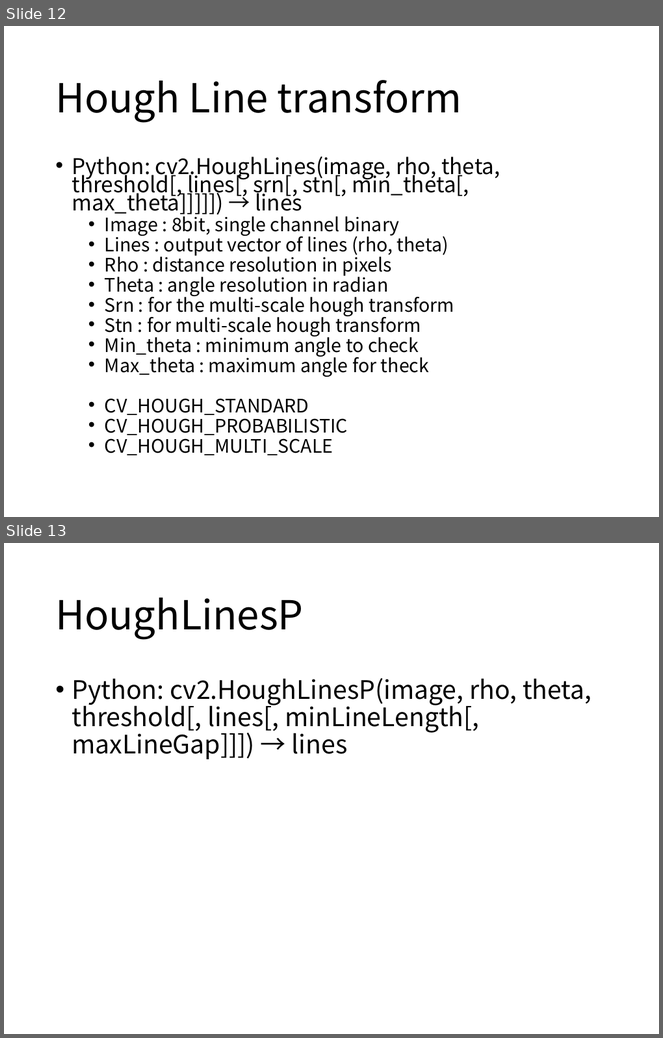
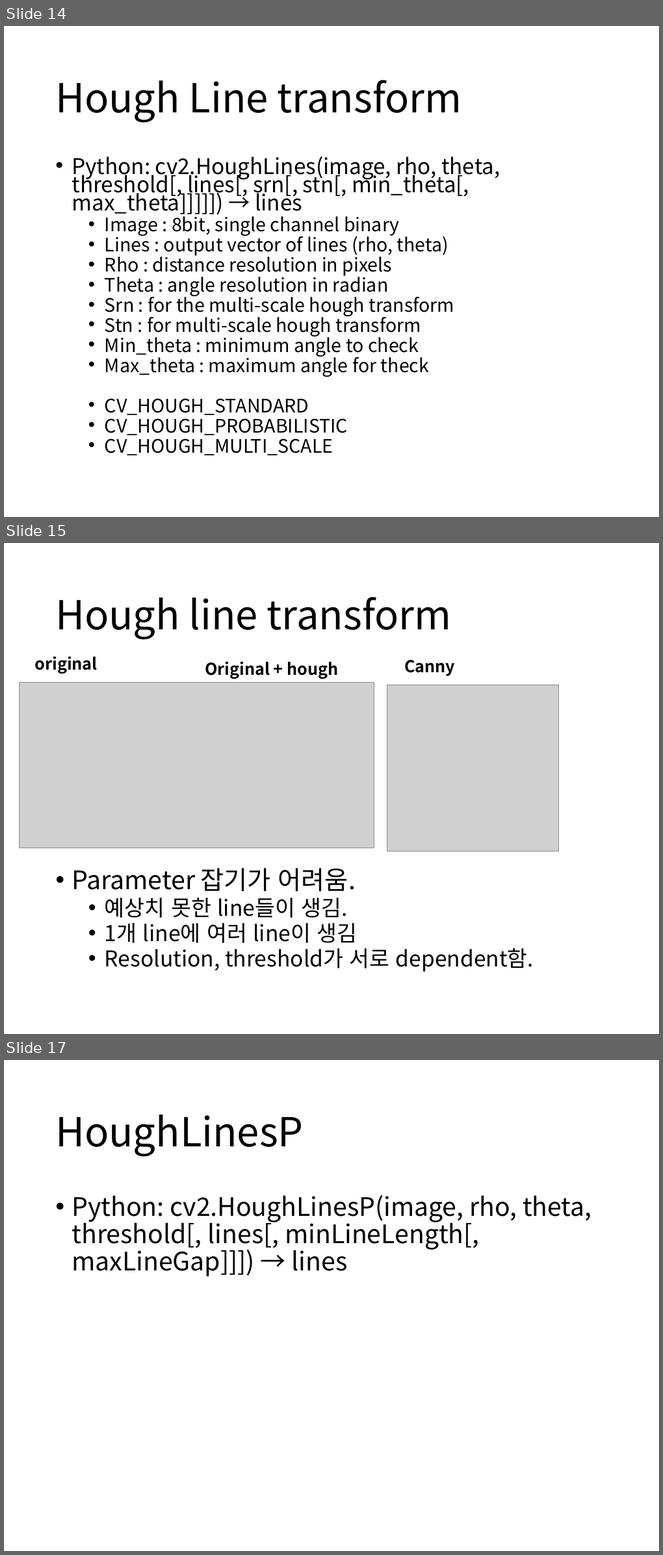
Before and after one commit to boy1089/MyProject, a slide deck: hough transform/hough transform ver1.pptx. Shown one above the other, each under a label of ours: slides 12 and 13 before the commit, slides 14, 15 and 17 after it; the slides between them are not shown. The pictures are 663x1038 and 663x1555 pixels, drawn with LibreOffice and Linux fonts; fonts in the diff are those of the drawing; grey boxes stand for pictures. Boxes give left, top, right and bottom in pixels: in the first picture for what was removed or moved away, otherwise in the second. Text is boxed around its words. In the diff, an @@ line names an element or a change of style, - is before the commit and + after.

Commit message:
hough modified 2

```diff
--- a/hough transform/hough transform ver1.pptx
+++ b/hough transform/hough transform ver1.pptx
@@ slide 15 added at (x1=4, y1=543, x2=659, y2=1034), background #FFFFFF @@
@@ title added at (x1=55, y1=597, x2=452, y2=640), 44 pt, text #000000 @@
+Hough line transform
@@ text added at (x1=35, y1=656, x2=98, y2=674), 18 pt, text #000000, bold @@
+original
@@ text added at (x1=206, y1=661, x2=339, y2=679), 18 pt, text #000000, bold @@
+Original + hough
@@ text added at (x1=404, y1=660, x2=455, y2=676), 18 pt, text #000000, bold @@
+Canny
@@ picture added at (x1=20, y1=683, x2=375, y2=849) @@
@@ picture added at (x1=388, y1=685, x2=559, y2=852) @@
@@ text added at (x1=72, y1=868, x2=534, y2=972), 24 pt, text #000000 @@
+• Parameter 잡기가 어려움.
+  • 예상치 못한 line들이 생김.
+  • 1개 line에 여러 line이 생김
+  • Resolution, threshold가 서로 dependent함.
@@ what was slide 12 is now slide 14 @@
@@ what was slide 13 is now slide 17 @@
```
Also in this commit, not shown: 3 slides changed, 3 other slides added, 4 other files.
